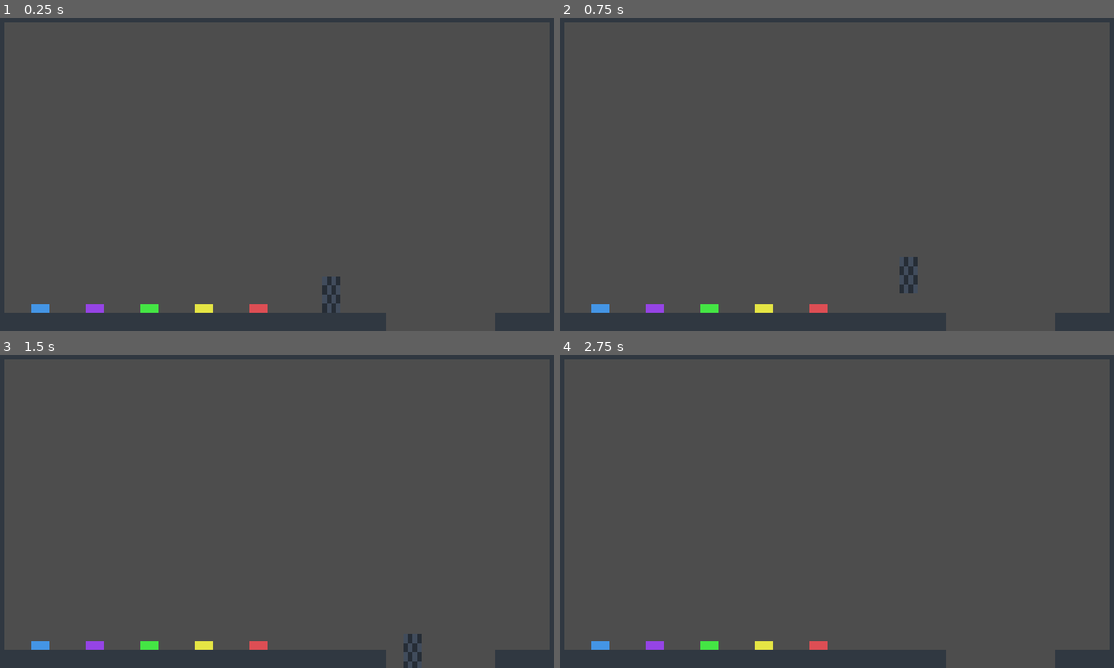
Above: before the commit, frames 1-4 (two rows, left to right).
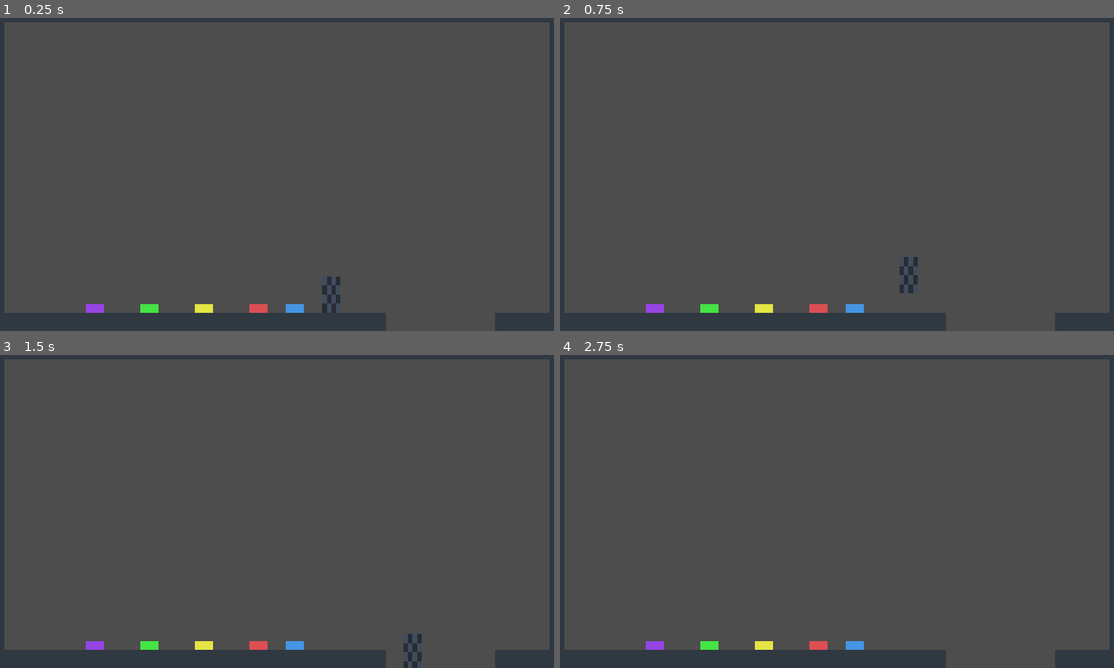
Above: after the commit, the same moments.

Repository: Luicel/CassetteGame
Game: Godot game, scene res://level/level.tscn
Same seed, same stepped clock (60 frames per second), same inputs: the game is played once before the commit and once after it.
Inputs:
- Up to frame 1 (0.25 s): no input
- Up to frame 2 (0.75 s): tap Enter (ui_accept) at 0.5 s; hold D (right) from 0.53 s (still down); tap Shift (throw) at 0.6 s
- Up to frame 3 (1.5 s): keep holding D (right); tap Space (jump) at 0.77, 1.07 s; tap Enter (ui_accept) at 0.8, 1.35 s
- Up to frame 4 (2.75 s): tap Space (jump) at 1.52, 1.55, 1.82, 2.1 s; tap Enter (ui_accept) at 2 s; release D (right) at 2.03 s; hold A (left) from 2.03 s (still down); tap Shift (throw) at 2.3 s

The runs differ from the first frame. In frame 1, 0.2% of the frame differs, in the area x 5-55%, y 91-95%; in frame 2, 0.2%; in frame 3, 0.2%; in frame 4, 0.2%.

Commit message:
change blue cassette to be an air dash

Diff:
--- a/cassette/base_cassette.gd
+++ b/cassette/base_cassette.gd
@@ -7,7 +7,6 @@
 
 func throw():
 	var direction = Vector2(Input.get_axis("left", "right"), Input.get_axis("up", "down")).normalized()
-	var tween = get_tree().create_tween().EASE_OUT
 	gravity_scale = 0
 	linear_damp = air_resistance
 	throw_timer.start()
@@ -26,6 +25,24 @@
 
 
 func _on_throw_timer_timeout():
+	disable_unique_physics()
+
+
+func _on_body_entered(body):
+	print("!")
+	if body.is_in_group("cassette"):
+		disable_unique_physics()
+
+
+func disable_unique_physics():
 	linear_velocity = Vector2.ZERO
 	linear_damp = 0
 	gravity_scale = 1
+
+
+func _on_area_2d_area_entered(area):
+	disable_unique_physics()
+
+
+func _on_area_2d_body_entered(body):
+	disable_unique_physics()
--- a/cassette/base_cassette.tscn
+++ b/cassette/base_cassette.tscn
@@ -1,11 +1,15 @@
-[gd_scene load_steps=3 format=3 uid="uid://c5ppwe7hqd38a"]
+[gd_scene load_steps=4 format=3 uid="uid://c5ppwe7hqd38a"]
 
 [ext_resource type="Script" path="res://cassette/base_cassette.gd" id="1_lflj2"]
 
 [sub_resource type="RectangleShape2D" id="RectangleShape2D_6wf0k"]
 size = Vector2(64, 32)
 
+[sub_resource type="RectangleShape2D" id="RectangleShape2D_s2f2i"]
+size = Vector2(64, 32)
+
 [node name="BaseCassette" type="RigidBody2D" groups=["cassette"]]
+z_index = 20
 collision_layer = 4
 collision_mask = 5
 script = ExtResource("1_lflj2")
@@ -18,4 +22,12 @@
 [node name="ThrowTimer" type="Timer" parent="."]
 one_shot = true
 
+[node name="Area2D" type="Area2D" parent="."]
+
+[node name="CollisionShape2D" type="CollisionShape2D" parent="Area2D"]
+shape = SubResource("RectangleShape2D_s2f2i")
+
+[connection signal="body_entered" from="." to="." method="_on_body_entered"]
 [connection signal="timeout" from="ThrowTimer" to="." method="_on_throw_timer_timeout"]
+[connection signal="area_entered" from="Area2D" to="." method="_on_area_2d_area_entered"]
+[connection signal="body_entered" from="Area2D" to="." method="_on_area_2d_body_entered"]
--- a/cassette/blue/blue_cassette.gd
+++ b/cassette/blue/blue_cassette.gd
@@ -2,7 +2,7 @@
 
 
 func _enable_effect():
-	get_tree().get_first_node_in_group("player").transition_to_movement_state("airjump")
+	get_tree().get_first_node_in_group("player").transition_to_movement_state("airdash")
 
 
 func _disable_effect():
--- a/level/level.tscn
+++ b/level/level.tscn
@@ -866,6 +866,7 @@
 position = Vector2(1216, 1024)
 
 [node name="RedCassette" parent="." instance=ExtResource("6_mjnsa")]
+z_index = 0
 position = Vector2(960, 1072)
 
 [node name="RedBlock11" parent="." instance=ExtResource("7_338qu")]
@@ -877,13 +878,17 @@
 scale = Vector2(1, 5)
 
 [node name="PurpleCassette" parent="." instance=ExtResource("5_rqfs6")]
+z_index = 0
 position = Vector2(384, 1072)
 
 [node name="BlueCassette" parent="." instance=ExtResource("6_ypkii")]
-position = Vector2(192, 1072)
+z_index = 0
+position = Vector2(1088, 1072)
 
 [node name="GreenCassette" parent="." instance=ExtResource("7_njao1")]
+z_index = 0
 position = Vector2(576, 1072)
 
 [node name="YellowCassette" parent="." instance=ExtResource("8_tlxbv")]
+z_index = 0
 position = Vector2(768, 1072)
--- /dev/null
+++ b/player/movement/player_air_dash_movement_state.gd
@@ -0,0 +1,44 @@
+class_name PlayerAirDashMovementState extends PlayerMovementState
+
+@onready var air_dash_timer = %AirDashTimer
+
+var player : CharacterBody2D
+var can_air_dash = true
+var air_dash_velocity : Vector2
+
+
+func enter():
+	player = get_tree().get_first_node_in_group("player")
+
+
+func physics_update(delta):
+	if air_dash_timer.time_left == 0.0:
+		if not player.is_on_floor() and Input.is_action_just_pressed("jump") and can_air_dash and air_dash_timer.time_left == 0.0:
+			can_air_dash = false
+			handle_air_dash()
+			return
+		else:
+			player.handle_horizontal_movement()
+			player.handle_jump()
+			player.apply_gravity(delta)
+
+		if player.is_on_floor():
+			can_air_dash = true
+	else:
+		if player.is_on_floor():
+			can_air_dash = true
+			air_dash_timer.stop()
+			physics_update(delta) # Re-calculate physics update
+		else:
+			player.velocity = player.velocity.move_toward(Vector2.ZERO, player.air_dash_resistance)
+			#print(player.velocity)
+			pass
+
+	player.move_and_slide()
+
+
+func handle_air_dash():
+	await get_tree().create_timer(player.air_dash_wait_time).timeout
+
+	air_dash_timer.start()
+	player.velocity = Vector2(Input.get_axis("left", "right"), Input.get_axis("up", "down")).normalized() * player.air_dash_force
--- a/player/movement/player_air_jump_movement_state.gd
+++ /dev/null
@@ -1,16 +0,0 @@
-class_name PlayerAirJumpMovementState extends PlayerMovementState
-
-var player : CharacterBody2D
-
-
-func enter():
-	player = get_tree().get_first_node_in_group("player")
-
-
-func physics_update(delta):
-	player.handle_horizontal_movement()
-	player.handle_jump()
-	player.handle_air_jump()
-	player.apply_gravity(delta)
-
-	player.move_and_slide()
--- a/player/movement/player_levitate_movement_state.gd
+++ b/player/movement/player_levitate_movement_state.gd
@@ -12,7 +12,8 @@
 
 
 func physics_update(delta):
-	player.velocity.y = -SPEED
+	if player.velocity.y > -SPEED:
+		player.velocity.y += -(SPEED / 10.0)
 	player.handle_horizontal_movement()
 
 	player.move_and_slide()
--- a/player/player.gd
+++ b/player/player.gd
@@ -8,12 +8,16 @@
 @onready var cassette_detector_area = $CassetteDetectorArea
 
 @export var initial_movement_state : PlayerMovementState
+@export var air_dash_force = 0.0
+@export var air_dash_resistance = 0.0
+@export var air_dash_wait_time = 0.0
 
 const SPEED = 300.0
 const JUMP_VELOCITY = -400.0
 var gravity = ProjectSettings.get_setting("physics/2d/default_gravity")
 
-var can_air_jump = true
+var can_air_dash = true
+var gravity_scale = 1.0
 var current_movement_state : PlayerMovementState
 var movement_states : Dictionary = {}
 
@@ -32,8 +36,9 @@
 	if current_movement_state:
 		current_movement_state.update(delta)
 
-	if is_on_floor() and not can_air_jump:
-		can_air_jump = true
+	if is_on_floor() and not can_air_dash:
+		can_air_dash = true
+		gravity_scale = 1.0
 
 	if not cassette_pocket.pocketed_cassette:
 		detect_overlapping_colliders()
@@ -81,18 +86,20 @@
 			velocity.y = -JUMP_VELOCITY
 
 
-func handle_air_jump():
-	if Input.is_action_just_pressed("ui_accept") and not is_on_floor() and can_air_jump:
-		velocity.y = JUMP_VELOCITY * 1.5
-		can_air_jump = false
+func handle_air_dash():
+	if Input.is_action_just_pressed("ui_accept") and not is_on_floor() and can_air_dash:
+		var direction = Vector2(Input.get_axis("left", "right"), Input.get_axis("up", "down")).normalized()
+		velocity = direction * air_dash_force
+		gravity_scale = 0.0
+		can_air_dash = false
 
 
 func apply_gravity(delta, flipped = false):
 	if not is_on_floor():
 		if not flipped:
-			velocity.y += gravity * delta
+			velocity.y += gravity * delta * gravity_scale
 		else:
-			velocity.y += gravity * delta * -1.0
+			velocity.y += gravity * delta * gravity_scale * -1.0
 
 
 func throw_cassette():
@@ -106,4 +113,7 @@
 
 func detect_overlapping_colliders():
 	for body in cassette_detector_area.get_overlapping_bodies():
-		cassette_pocket.try_to_pocket_cassette(body)
+		var success = cassette_pocket.try_to_pocket_cassette(body)
+		if success:
+			body._enable_effect()
+			return
--- a/player/player.tscn
+++ b/player/player.tscn
@@ -6,7 +6,7 @@
 [ext_resource type="Script" path="res://player/movement/player_movement_state_machine.gd" id="4_f4mm0"]
 [ext_resource type="Script" path="res://player/movement/player_normal_movement_state.gd" id="5_32qle"]
 [ext_resource type="Script" path="res://player/movement/player_levitate_movement_state.gd" id="6_2mgkq"]
-[ext_resource type="Script" path="res://player/movement/player_air_jump_movement_state.gd" id="7_oa0nt"]
+[ext_resource type="Script" path="res://player/movement/player_air_dash_movement_state.gd" id="7_74ulm"]
 [ext_resource type="Script" path="res://player/movement/player_upside_down_movement_state.gd" id="8_42xle"]
 [ext_resource type="Script" path="res://player/movement/player_float_movement_state.gd" id="9_u7hmn"]
 
@@ -22,6 +22,9 @@
 collision_layer = 2
 script = ExtResource("1_qfedd")
 initial_movement_state = NodePath("PlayerMovementStateMachine/Normal")
+air_dash_force = 1250.0
+air_dash_resistance = 35.0
+air_dash_wait_time = 0.075
 
 [node name="Sprite2D" type="Sprite2D" parent="."]
 scale = Vector2(4, 8)
@@ -51,8 +54,8 @@
 [node name="Levitate" type="Node" parent="PlayerMovementStateMachine"]
 script = ExtResource("6_2mgkq")
 
-[node name="AirJump" type="Node" parent="PlayerMovementStateMachine"]
-script = ExtResource("7_oa0nt")
+[node name="AirDash" type="Node" parent="PlayerMovementStateMachine"]
+script = ExtResource("7_74ulm")
 
 [node name="UpsideDown" type="Node" parent="PlayerMovementStateMachine"]
 script = ExtResource("8_42xle")
@@ -60,4 +63,11 @@
 [node name="Float" type="Node" parent="PlayerMovementStateMachine"]
 script = ExtResource("9_u7hmn")
 
+[node name="AirDashTimer" type="Timer" parent="."]
+unique_name_in_owner = true
+wait_time = 0.5
+one_shot = true
+
+[node name="AirDash" type="Timer" parent="."]
+
 [connection signal="body_entered" from="CassetteDetectorArea" to="." method="_on_cassette_detector_area_body_entered"]
